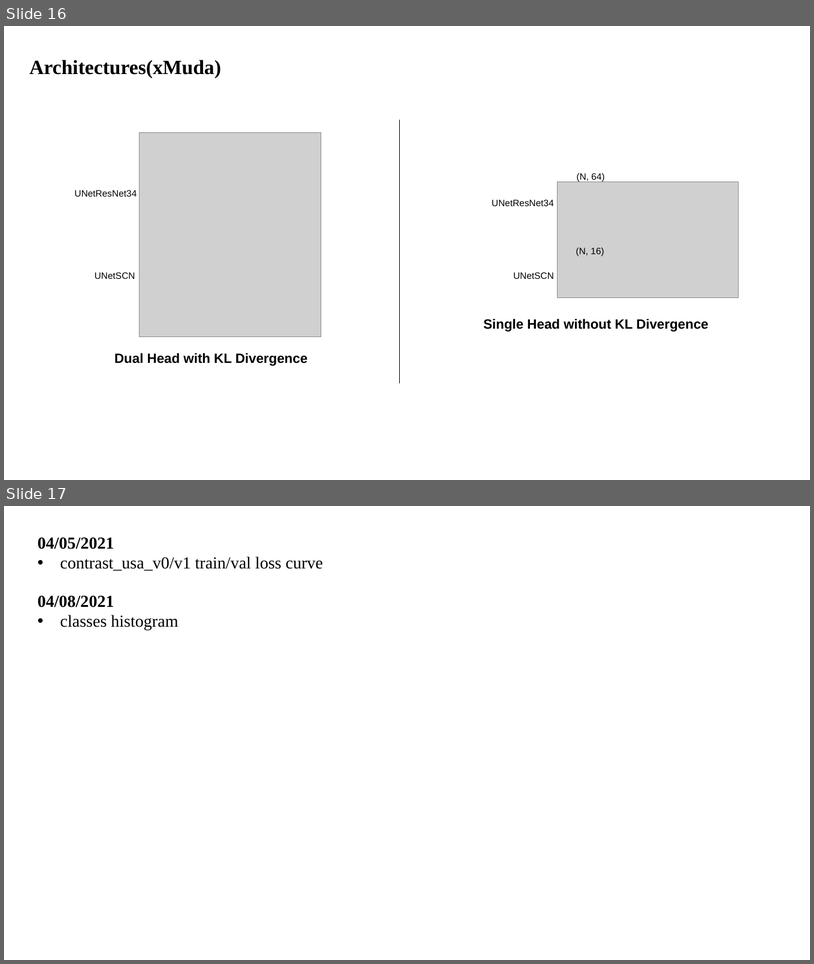
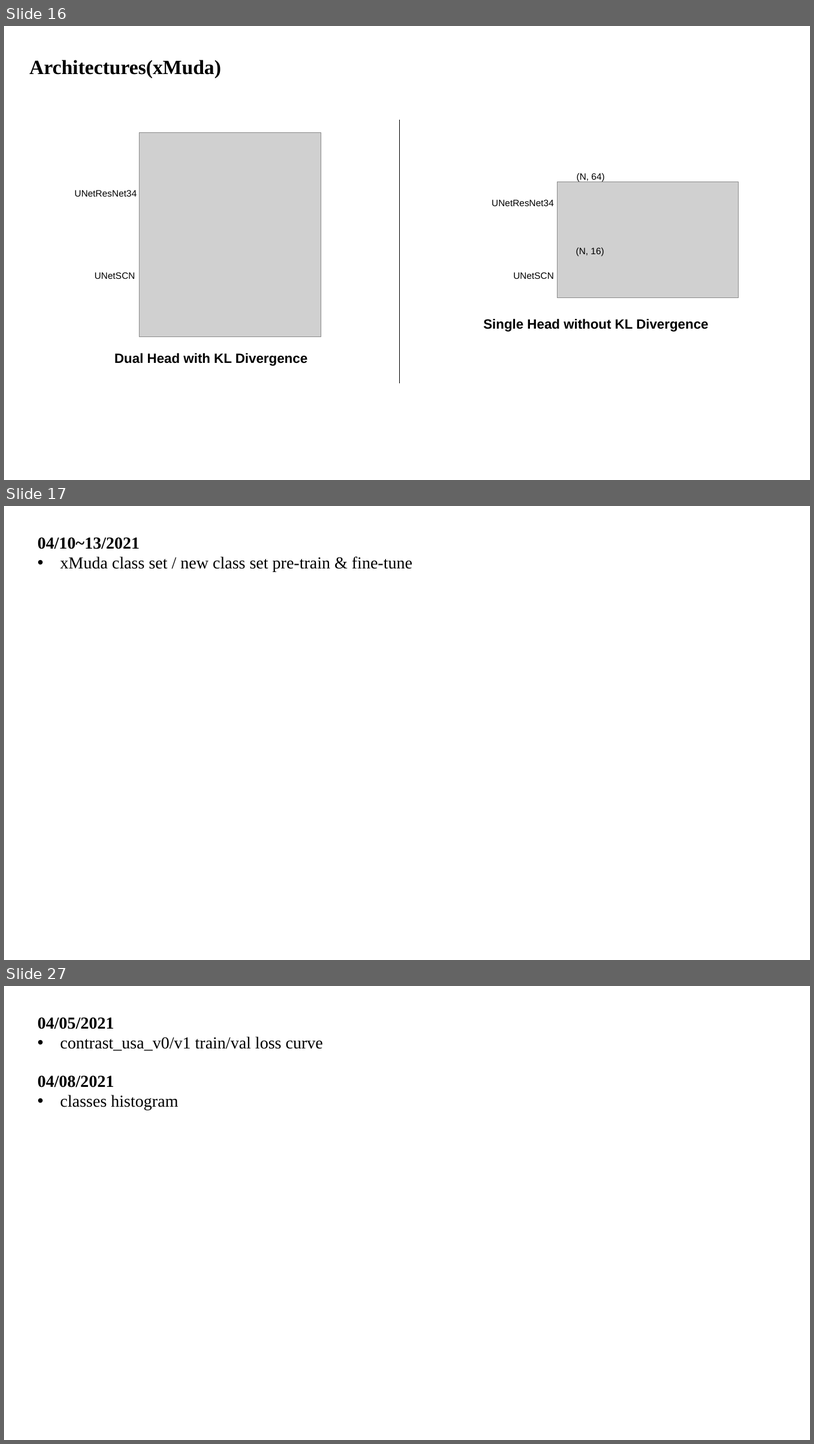
Before and after one commit to XYHC-MMDA/Multi-modal-Multi-task-DA, a slide deck: demo/latest.pptx. Shown one above the other, each under a label of ours: slides 16 and 17 before the commit, slides 16, 17 and 27 after it; the slides between them are not shown. The pictures are 814x964 and 814x1444 pixels, drawn with LibreOffice and Linux fonts; fonts in the diff are those of the drawing; grey boxes stand for pictures. Boxes give left, top, right and bottom in pixels: in the first picture for what was removed or moved away, otherwise in the second. Text is boxed around its words. In the diff, an @@ line names an element or a change of style, - is before the commit and + after.

```diff
--- a/demo/latest.pptx
+++ b/demo/latest.pptx
@@ slide 17 added at [4, 506, 810, 960], background #FFFFFF @@
@@ text added at [38, 537, 413, 572], 20 pt, text #000000 @@
+04/10~13/2021
+• xMuda class set / new class set pre-train & fine-tune
@@ what was slide 17 is now slide 27 @@
```
Also in this commit, not shown: 2 slides changed, 9 other slides added, 9 other files.
